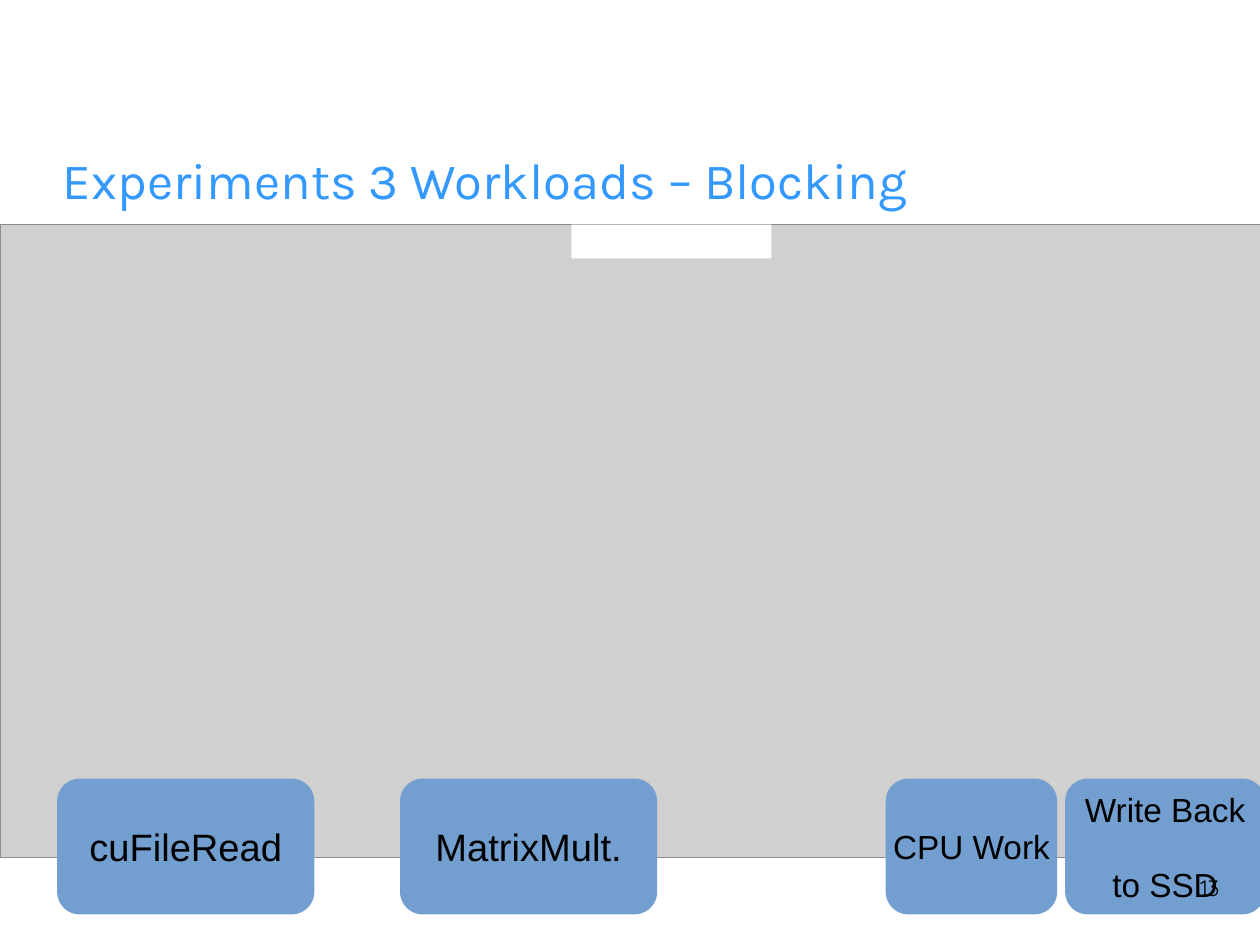
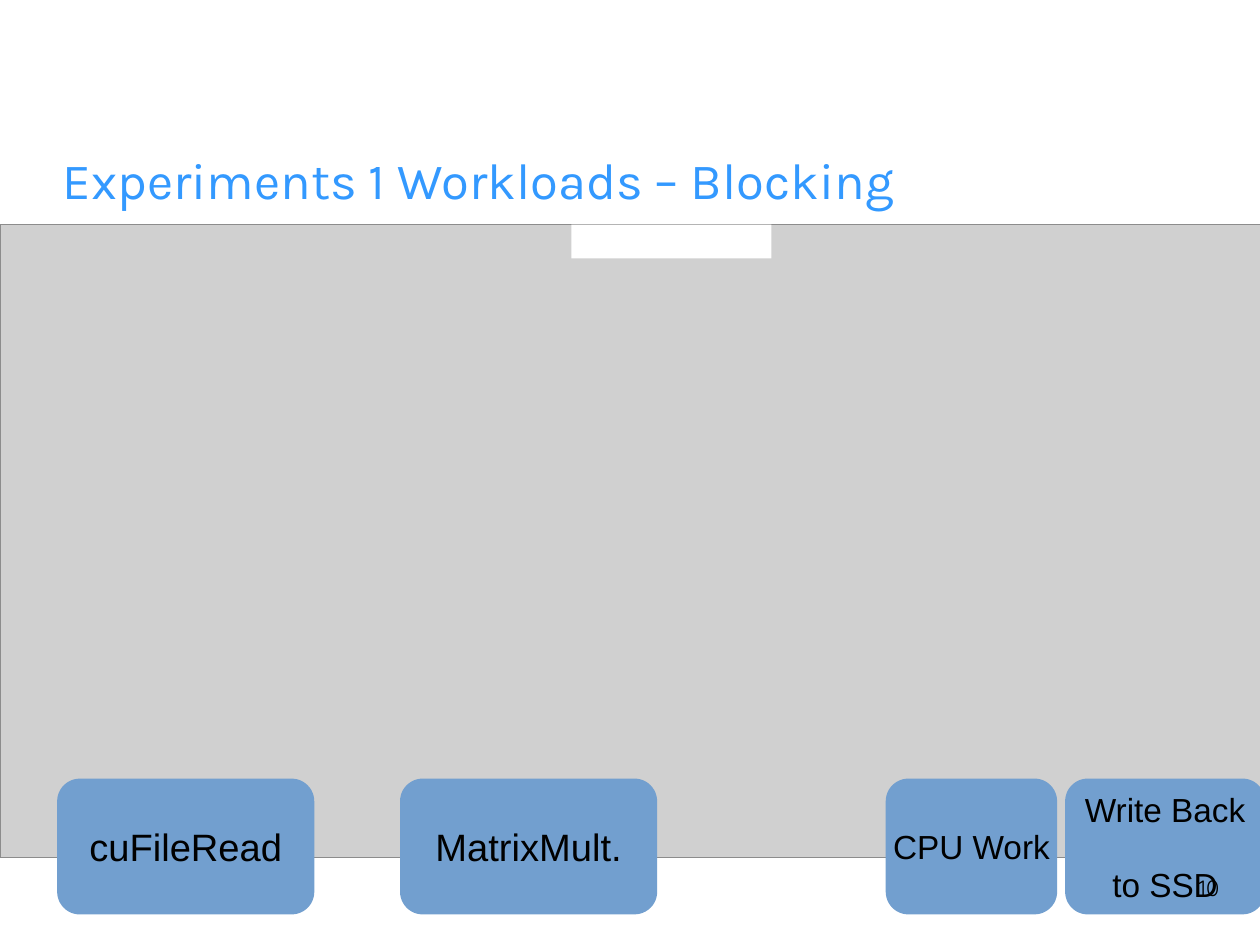
Before and after one commit to fhilprec/HardwareMonitoring, a slide deck: slide 10 of ProjectPresentation.odp (slide 13 before the commit). Drawn at 1260x945 pixels with LibreOffice and Linux fonts; fonts in the diff are those of the drawing; grey boxes stand for pictures; background and template pictures are left out. Boxes give left, top, right and bottom in pixels: in the first picture for what was removed or moved away, otherwise in the second. Text is boxed around its words. In the diff, an @@ line names an element or a change of style, - is before the commit and + after.

```diff
--- a/ProjectPresentation.odp
+++ b/ProjectPresentation.odp
@@ title at bbox=[63, 164, 894, 211]: text changed @@
-Experiments 3 Workloads – Blocking
+Experiments 1 Workloads – Blocking
@@ page number at bbox=[1199, 874, 1220, 897]: text changed @@
-13
+10
```
Also in this commit, not shown: 1 other slide changed, 2 slides removed.
